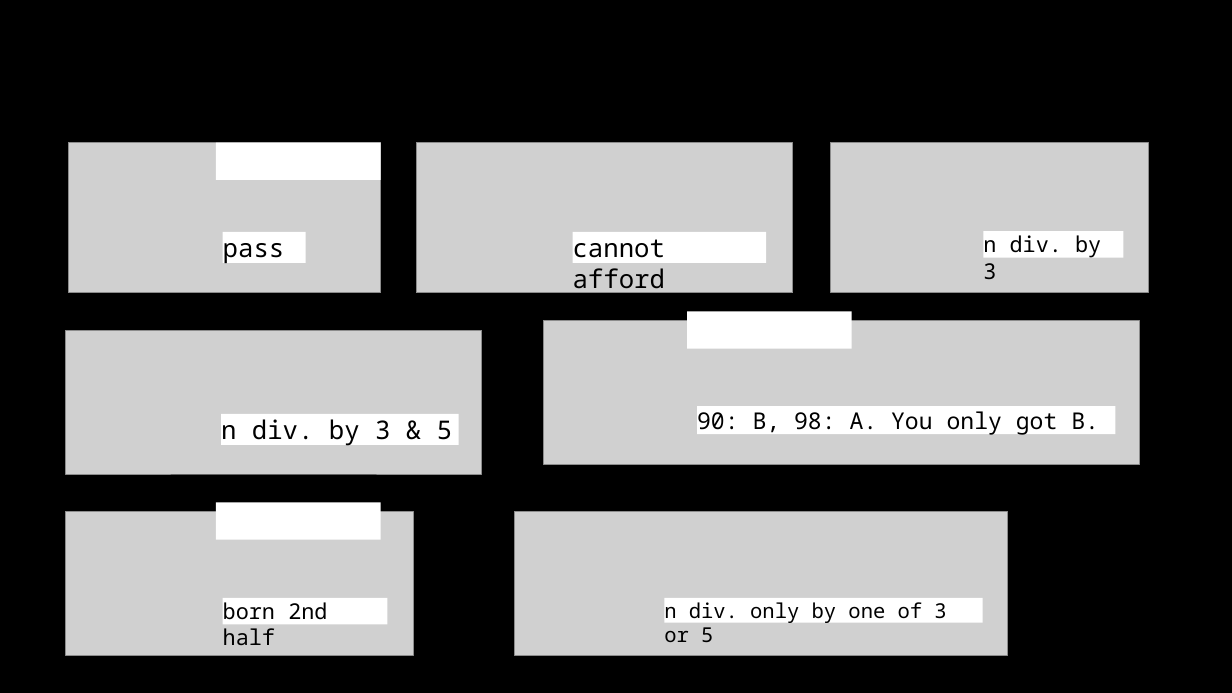
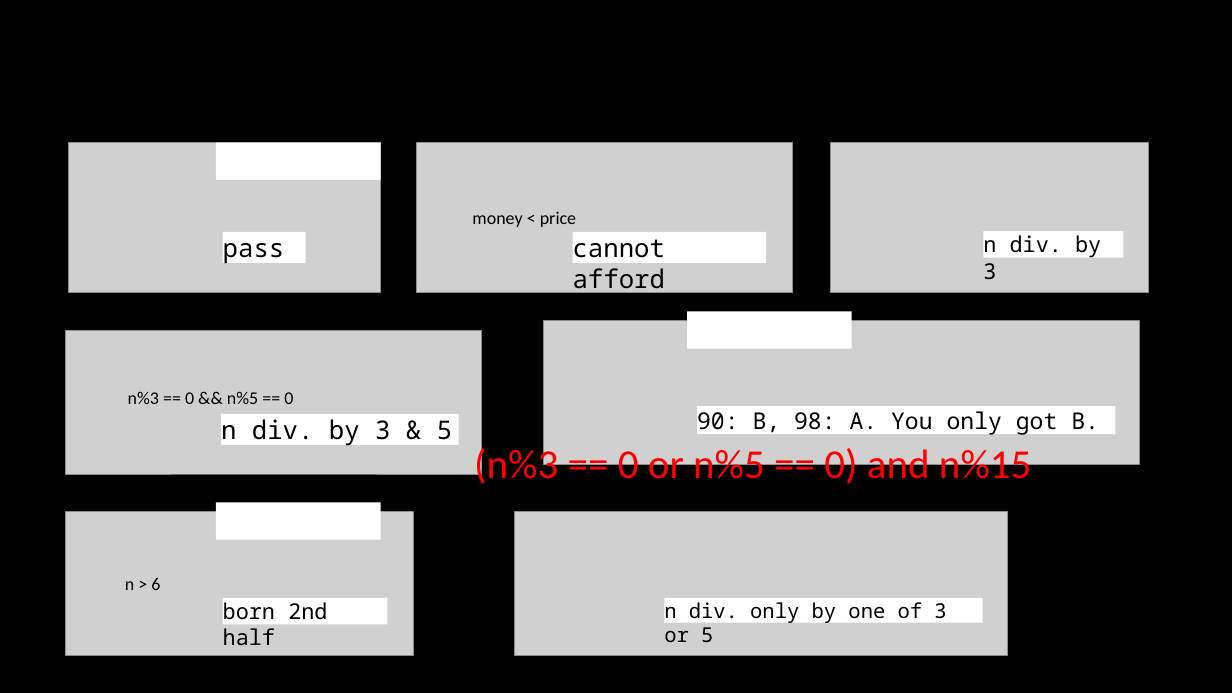
Before and after one commit to bryanbsun/Informatics, a slide deck: slide 10 of Stage1-C++-Beginner/2791-Branching 1/2791-Branching 1.pptx (slide 8 before the commit). Drawn at 1232x693 pixels with LibreOffice and Linux fonts; fonts in the diff are those of the drawing; grey boxes stand for pictures; background and template pictures are left out. Boxes give left, top, right and bottom in pixels: in the first picture for what was removed or moved away, otherwise in the second. Text is boxed around its words. In the diff, an @@ line names an element or a change of style, - is before the commit and + after.

```diff
--- a/Stage1-C++-Beginner/2791-Branching 1/2791-Branching 1.pptx
+++ b/Stage1-C++-Beginner/2791-Branching 1/2791-Branching 1.pptx
@@ text added at <box>472,211,576,227</box>, 14 pt, text #000000 @@
+money < price
@@ text added at <box>128,391,293,404</box>, 14 pt, text #000000 @@
+n%3 == 0 && n%5 == 0
@@ text added at <box>474,444,1032,488</box>, 32 pt, text #FF0000 @@
+(n%3 == 0 or n%5 == 0) and n%15
@@ text added at <box>125,578,160,590</box>, 14 pt, text #000000 @@
+n > 6
```
Also in this commit, not shown: 1 other slide changed, 2 slides added, 3 other files.
